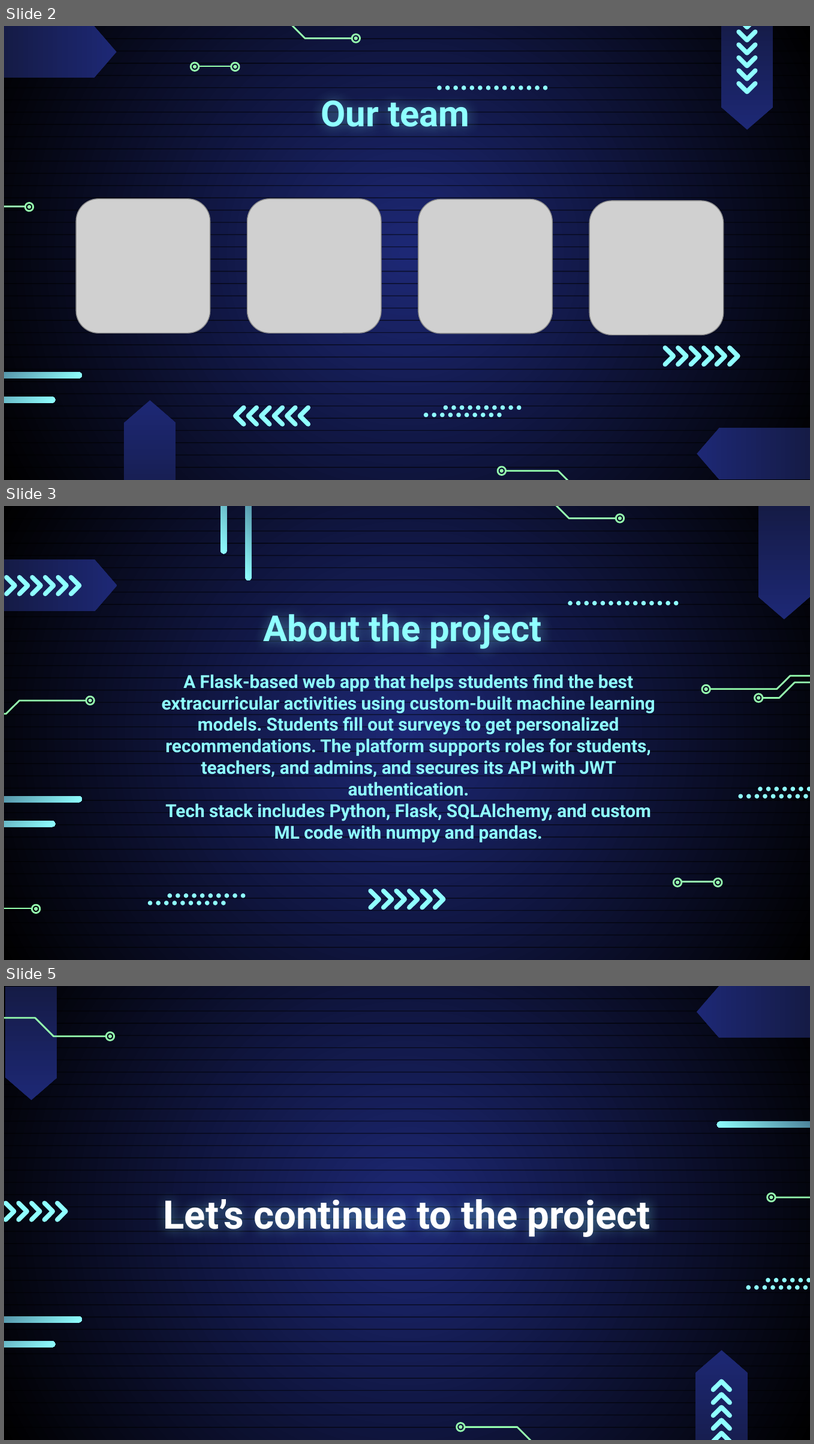
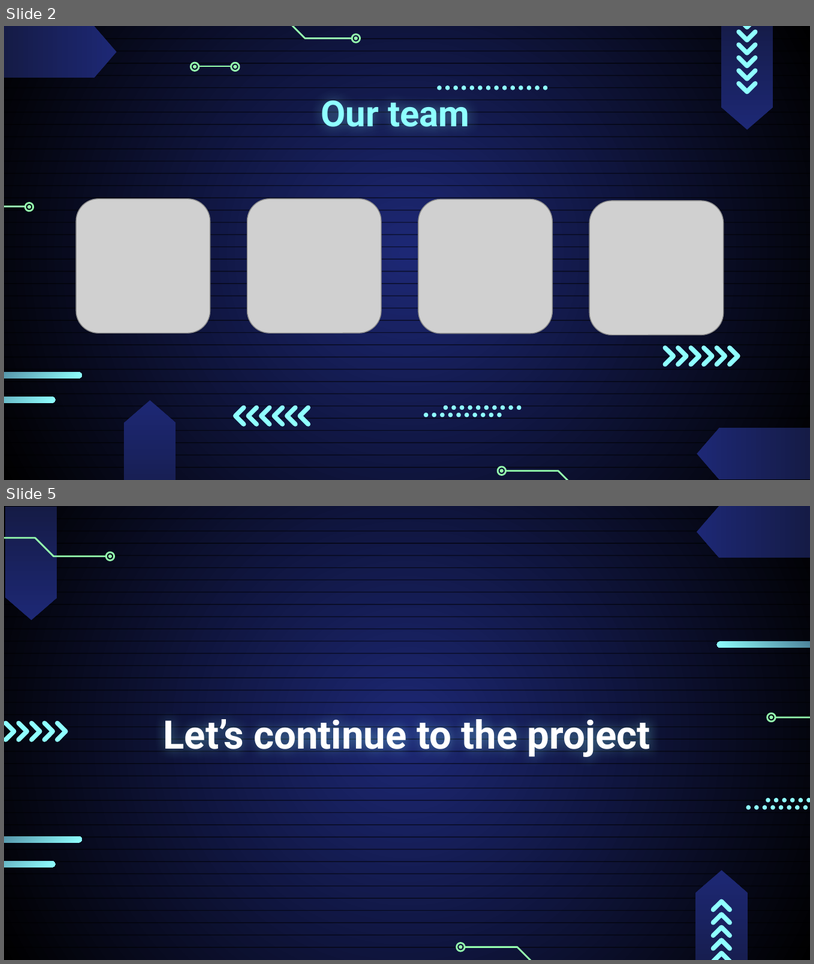
Before and after one commit to codingburgas/2425-11-g-pp-student-practices-assignment-team8, a slide deck: documentation/Presentation_edualign.pptx. Shown one above the other, each under a label of ours: slides 2, 3 and 5 before the commit, slides 2 and 5 after it; the slides between them are not shown. The pictures are 814x1444 and 814x964 pixels, drawn with LibreOffice and Linux fonts; fonts in the diff are those of the drawing; grey boxes stand for pictures. Boxes give left, top, right and bottom in pixels: in the first picture for what was removed or moved away, otherwise in the second. Text is boxed around its words. In the diff, an @@ line names an element or a change of style, - is before the commit and + after.

```diff
--- a/documentation/Presentation_edualign.pptx
+++ b/documentation/Presentation_edualign.pptx
@@ slide 3 removed at bbox=[4, 506, 810, 960], background gradient #1D2875 to #000000; not listed: 36 template elements that a slide beside it also shows @@
@@ rounded rectangle removed at bbox=[221, 506, 227, 553] @@
@@ rounded rectangle removed at bbox=[246, 506, 251, 580] @@
@@ freeform shape removed at bbox=[498, 506, 616, 518] @@
@@ freeform shape removed at bbox=[616, 514, 624, 522] @@
@@ freeform shape removed at bbox=[618, 516, 623, 520] @@
@@ flow chart offpage connector removed at bbox=[759, 506, 810, 619] @@
@@ flow chart offpage connector removed at bbox=[4, 559, 117, 611] @@
@@ group removed at bbox=[4, 574, 82, 595]: 6 freeform shapes @@
@@ group removed at bbox=[569, 601, 679, 606]: 14 ellipses @@
@@ title removed at bbox=[264, 614, 542, 649] @@
-About the project
@@ text removed at bbox=[162, 674, 656, 843] @@
-A Flask-based web app that helps students find the best extracurricular activities using custom-built machine learning models. Students fill out surveys to get personalized recommendations. The platform supports roles for students, teachers, and admins, and secures its API with JWT authentication.
-Tech stack includes Python, Flask, SQLAlchemy, and custom ML code with numpy and pandas.
@@ group removed at bbox=[702, 675, 810, 702]: 6 freeform shapes @@
@@ freeform shape removed at bbox=[4, 700, 86, 713] @@
@@ freeform shape removed at bbox=[86, 696, 95, 705] @@
@@ freeform shape removed at bbox=[89, 699, 93, 703] @@
@@ group removed at bbox=[738, 787, 810, 799]: 16 ellipses @@
@@ rounded rectangle removed at bbox=[4, 796, 81, 802] @@
@@ rounded rectangle removed at bbox=[4, 820, 55, 826] @@
@@ group removed at bbox=[674, 878, 723, 886]: 5 freeform shapes @@
@@ group removed at bbox=[147, 893, 246, 905]: 20 ellipses @@
@@ group removed at bbox=[368, 888, 447, 909]: 6 freeform shapes @@
@@ freeform shape removed at bbox=[4, 908, 32, 908] @@
@@ freeform shape removed at bbox=[32, 904, 40, 913] @@
@@ freeform shape removed at bbox=[34, 907, 38, 911] @@
```
Also in this commit, not shown: 1 slide changed, 1 slide added.
